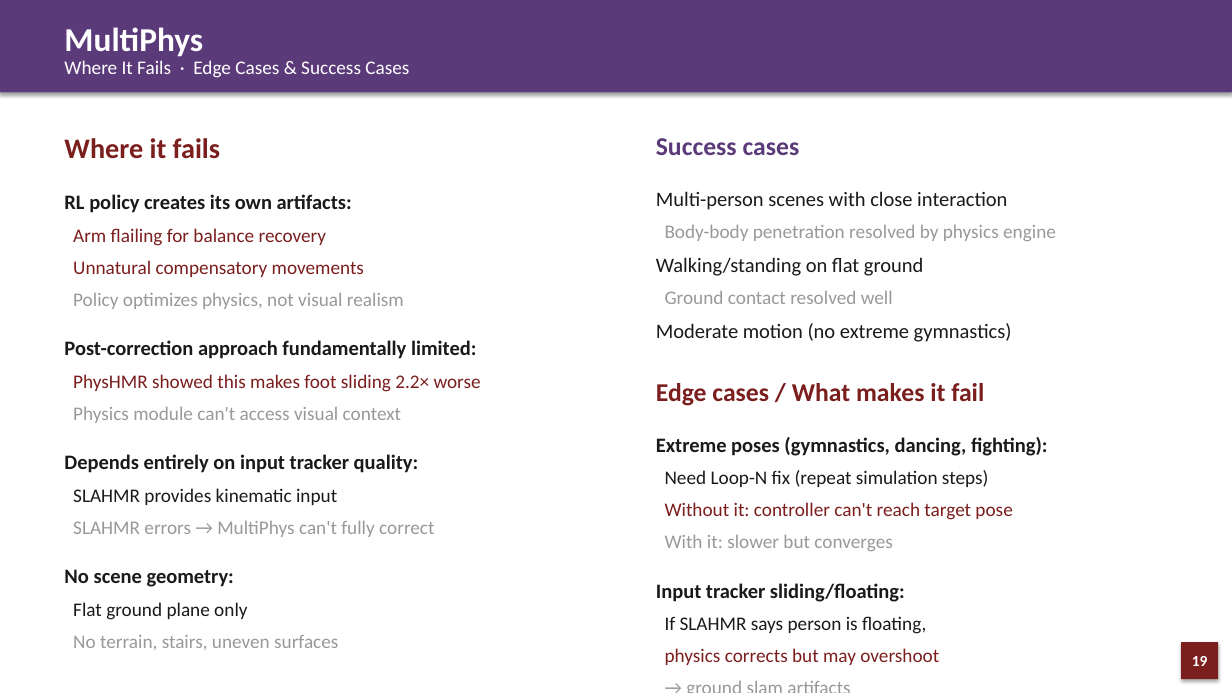
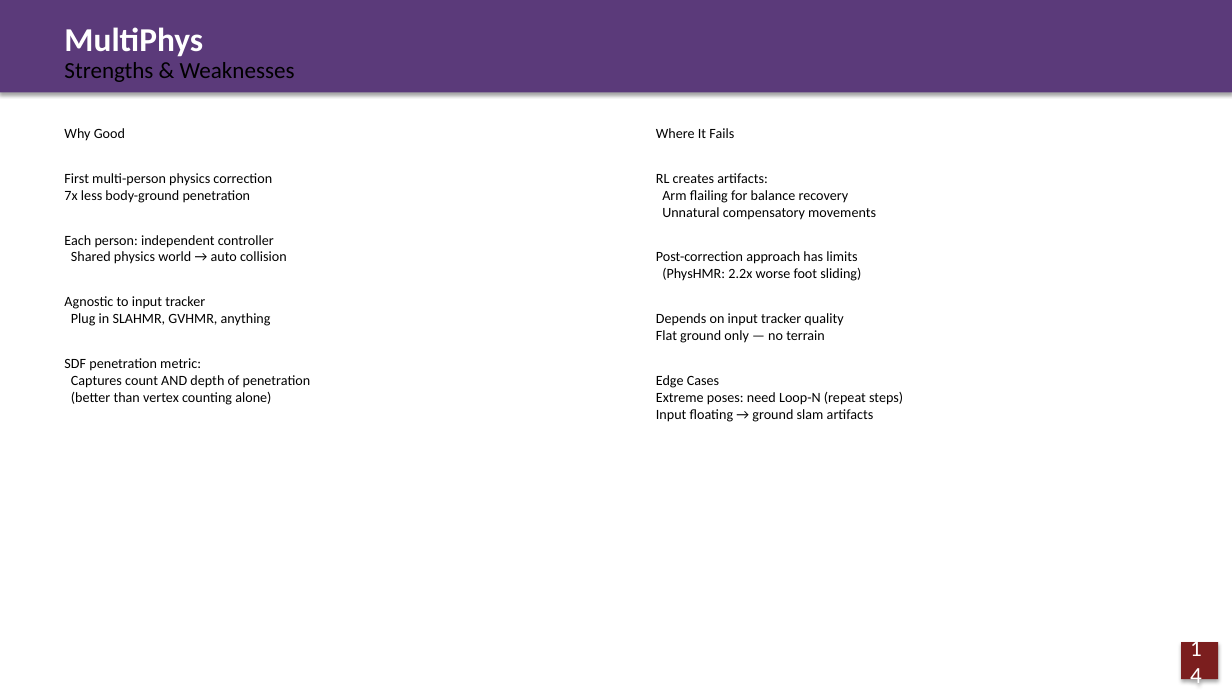
Before and after one commit to JCNTH/Pact3D, a slide deck: slide 14 of Paper_DeepDives.pptx (slide 19 before the commit). Drawn at 1232x693 pixels with LibreOffice and Linux fonts; fonts in the diff are those of the drawing. Boxes give left, top, right and bottom in pixels: in the first picture for what was removed or moved away, otherwise in the second. Text is boxed around its words. In the diff, an @@ line names an element or a change of style, - is before the commit and + after.

```diff
--- a/Paper_DeepDives.pptx
+++ b/Paper_DeepDives.pptx
@@ text at <box>64,62,295,82</box>: text changed; size 15 to 18 pt; text colour #FFFFFF to #000000 @@
-Where It Fails · Edge Cases & Success Cases
+Strengths & Weaknesses
@@ text at <box>64,128,311,405</box>: text changed; size 15 to 11 pt; text colour #1A1A1A to #000000 @@
-Where it fails
-RL policy creates its own artifacts:
-Arm flailing for balance recovery
-Unnatural compensatory movements
-Policy optimizes physics, not visual realism
-Post-correction approach fundamentally limited:
-PhysHMR showed this makes foot sliding 2.2× worse
-Physics module can't access visual context
-Depends entirely on input tracker quality:
-SLAHMR provides kinematic input
-SLAHMR errors → MultiPhys can't fully correct
-No scene geometry:
-Flat ground plane only
-No terrain, stairs, uneven surfaces
+Why Good
+First multi-person physics correction
+7x less body-ground penetration
+Each person: independent controller
+Shared physics world → auto collision
+Agnostic to input tracker
+Plug in SLAHMR, GVHMR, anything
+SDF penetration metric:
+Captures count AND depth of penetration
+(better than vertex counting alone)
@@ text at <box>656,128,903,422</box>: text changed; size 15 to 11 pt; text colour #1A1A1A to #000000 @@
-Success cases
-Multi-person scenes with close interaction
-Body-body penetration resolved by physics engine
-Walking/standing on flat ground
-Ground contact resolved well
-Moderate motion (no extreme gymnastics)
-Edge cases / What makes it fail
-Extreme poses (gymnastics, dancing, fighting):
-Need Loop-N fix (repeat simulation steps)
-Without it: controller can't reach target pose
-With it: slower but converges
-Input tracker sliding/floating:
-If SLAHMR says person is floating,
-physics corrects but may overshoot
-→ ground slam artifacts
+Where It Fails
+RL creates artifacts:
+Arm flailing for balance recovery
+Unnatural compensatory movements
+Post-correction approach has limits
+(PhysHMR: 2.2x worse foot sliding)
+Depends on input tracker quality
+Flat ground only — no terrain
+Edge Cases
+Extreme poses: need Loop-N (repeat steps)
+Input floating → ground slam artifacts
@@ text in rectangle at <box>1192,656,1208,666</box>: text changed; size 12 to 18 pt; bold off @@
-19
+14
```
Also in this commit, not shown: 16 other slides changed, 5 slides removed.
